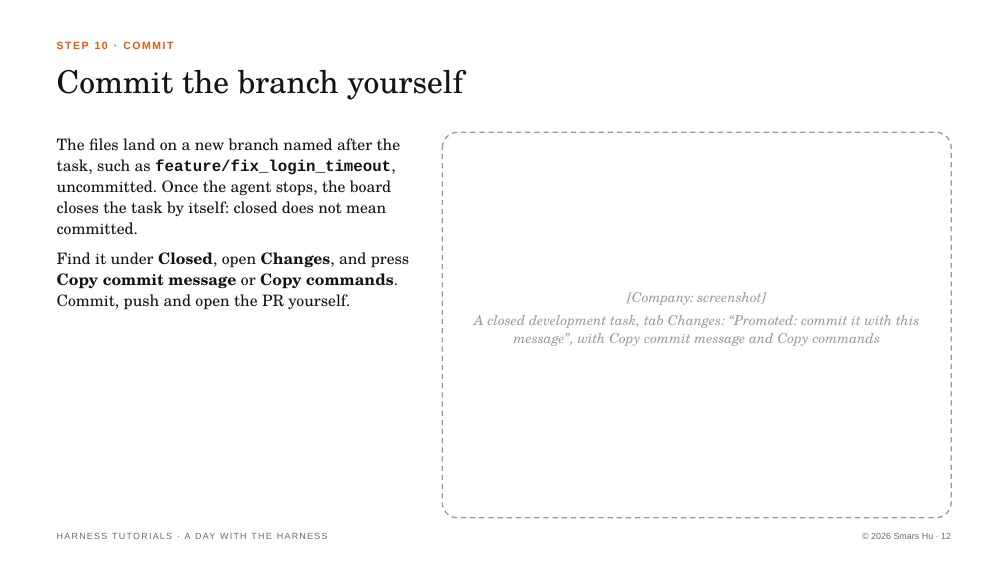
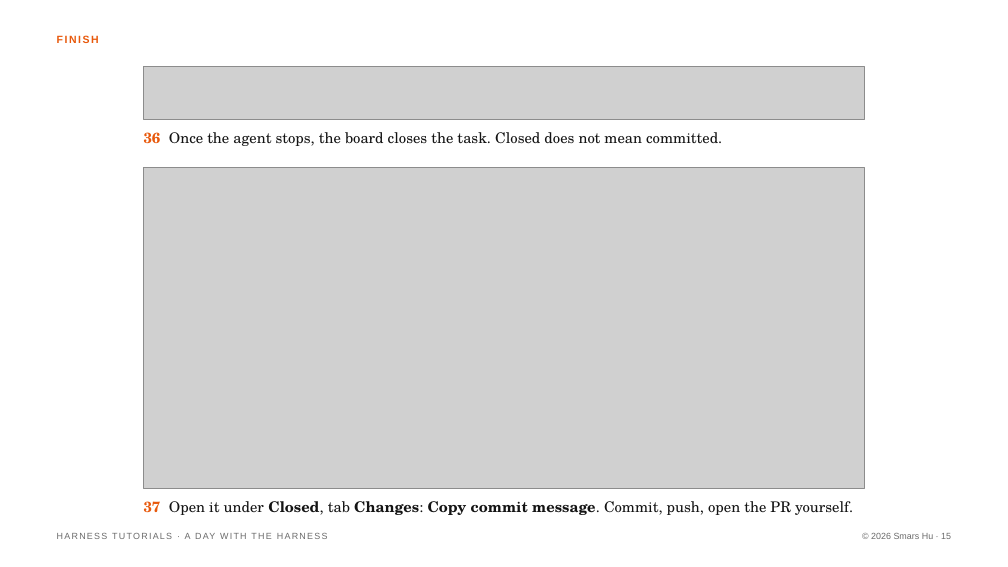
Before and after one commit to Smars-Bin-Hu/ai-exploration, a slide deck: slide 15 of source/tutorials/1_day.pptx (slide 12 before the commit). Drawn at 1008x567 pixels with LibreOffice and Linux fonts; fonts in the diff are those of the drawing; grey boxes stand for pictures. Boxes give left, top, right and bottom in pixels: in the first picture for what was removed or moved away, otherwise in the second. Text is boxed around its words. In the diff, an @@ line names an element or a change of style, - is before the commit and + after.

```diff
--- a/source/tutorials/1_day.pptx
+++ b/source/tutorials/1_day.pptx
@@ text at (57,35,99,43): text changed @@
-STEP 10 · COMMIT
+FINISH
@@ text removed at (57,69,463,100) @@
-Commit the branch yourself
@@ picture added at (144,67,864,119) @@
@@ text at (144,132,722,146): text changed; size 15 to 14 pt @@
-The files land on a new branch named after the task, such as feature/fix_login_timeout, uncommitted. Once the agent stops, the board closes the task by itself: closed does not mean committed.
-Find it under Closed, open Changes, and press Copy commit message or Copy commands. Commit, push and open the PR yourself.
+36 Once the agent stops, the board closes the task. Closed does not mean committed.
@@ rounded rectangle removed at (442,132,951,518) @@
@@ picture added at (144,168,864,488) @@
@@ text at (144,501,853,515): text changed; size 13 to 14 pt; text colour #9A9A96 to #141414; italic off @@
-[Company: screenshot]
-A closed development task, tab Changes: “Promoted: commit it with this message”, with Copy commit message and Copy commands
+37 Open it under Closed, tab Changes: Copy commit message. Commit, push, open the PR yourself.
```
Also in this commit, not shown: 12 other slides changed, 5 slides added, 2 slides removed, 28 other files.
